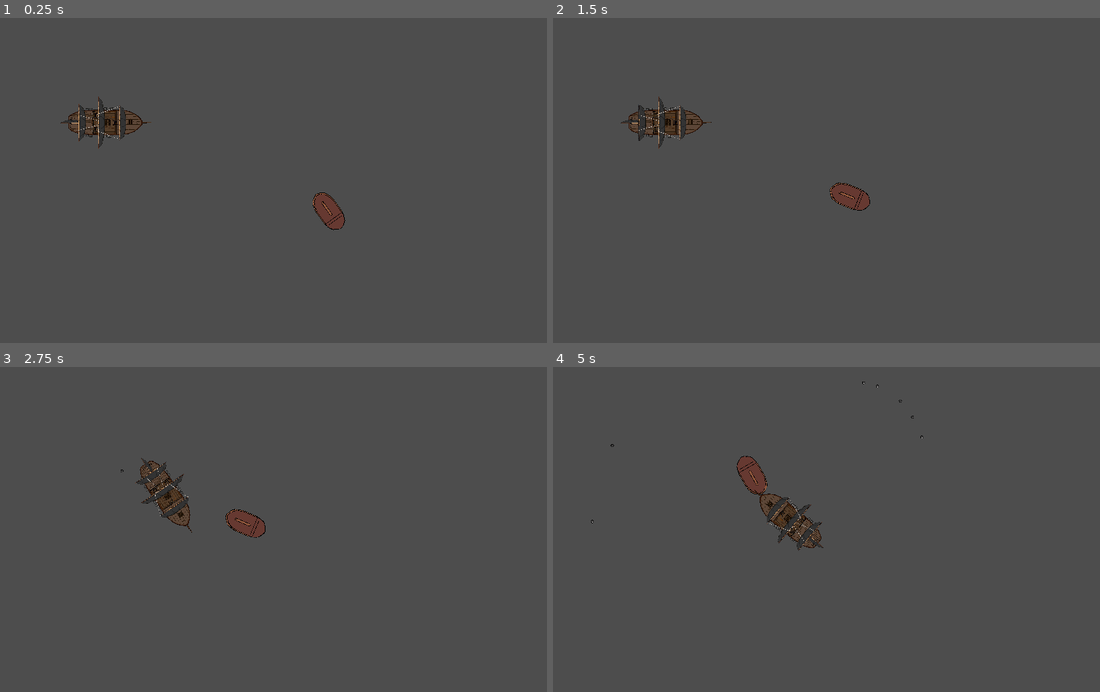
Above: before the commit, frames 1-4 (two rows, left to right).
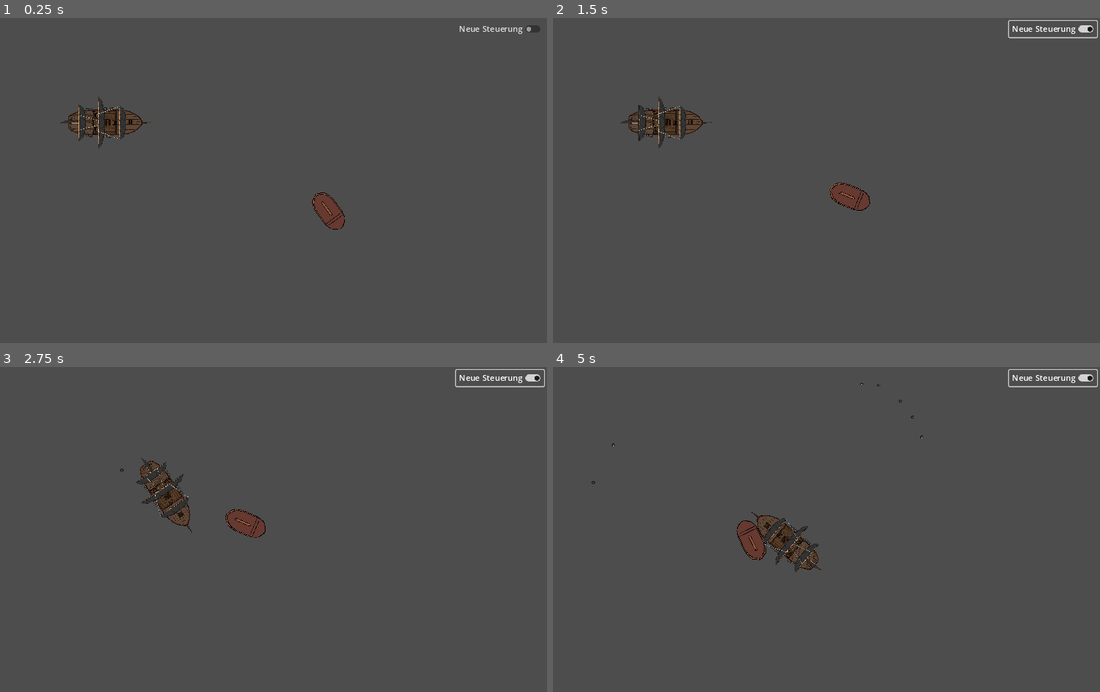
Above: after the commit, the same moments.

Repository: hunzelrusher/SchiffSurvivorPrototype
Game: Godot game, scene res://world.tscn
Two runs of this game, one before a commit and one after it. Both use one fixed random seed, a clock stepped at 60 frames per second and the inputs below.
Inputs (mouse positions are in pixels of both pictures, inside the frame that each line leads up to):
- Up to frame 1 (0.25 s): no input
- Up to frame 2 (1.5 s): click (1050, 27) at 0.5 s, where only the run after the commit has a clickable "Neue Steuerung"; hold Right (ui_right) from 1.28 s (still down)
- Up to frame 3 (2.75 s): release Right (ui_right) at 2.03 s; hold Down (ui_down) from 2.03 s (still down)
- Up to frame 4 (5 s): release Down (ui_down) at 2.78 s; hold Right (ui_right) 2.78-3.53 s; hold Up (ui_up) 3.53-4.28 s; hold Left (ui_left) from 4.28 s (still down)

The runs differ from the first frame. In frame 1, 0.2% of the frame differs, in the area x 57-99%, y 2-66%; in frame 2, 0.3%; in frame 3, 0.3%; in frame 4, 2.6%, in the area x 6-100%, y 0-64%.

Commit message:
Steuerung Schalter

Diff:
--- a/components/ship_move_component.gd
+++ b/components/ship_move_component.gd
@@ -5,14 +5,16 @@
 @export var moving_character : CharacterBody2D
 @export var target_direction : TargetDirectionComponent
 @export var stats : ShipStatsComponent
-@export var move_and_rotate : bool = false
-@export var use_new : bool = false
 
 @onready var audio_stream_player_2d = $"../../AudioStreamPlayer2D"
 
 
 func _physics_process(_delta):
-	if (!use_new):
+	var use_old = (
+		("steuerung" in moving_character && !moving_character.steuerung.steuerung_neu)
+	|| !"steuerung" in moving_character)
+
+	if use_old:
 		var target_velocity = target_direction.get_target_direction() * stats.SPEED
 
 		var akt_velocity = moving_character.velocity
@@ -39,7 +41,7 @@
 
 	moving_character.move_and_slide()
 
-	if (move_and_rotate):
+	if use_old:
 		moving_character.rotation = lerp_angle(
 			moving_character.rotation,
 			moving_character.velocity.normalized().angle(),
--- a/player/player_ship.tscn
+++ b/player/player_ship.tscn
@@ -1,6 +1,7 @@
-[gd_scene load_steps=10 format=3 uid="uid://c41mmu0gi8tyq"]
+[gd_scene load_steps=12 format=3 uid="uid://c41mmu0gi8tyq"]
 
 [ext_resource type="Script" path="res://components/controller_component.gd" id="1_hcioi"]
+[ext_resource type="Script" path="res://player/player_ship.gd" id="1_io1g2"]
 [ext_resource type="Texture2D" uid="uid://cyy2hyoyl7mju" path="res://assets/PirateShip.png" id="2_1wrv8"]
 [ext_resource type="Script" path="res://components/ship_stats_component.gd" id="3_qh7ux"]
 [ext_resource type="Script" path="res://components/ship_move_component.gd" id="4_0htgs"]
@@ -8,6 +9,7 @@
 [ext_resource type="PackedScene" uid="uid://olli30rvie70" path="res://weapons/cannon.tscn" id="6_4ov2y"]
 [ext_resource type="Script" path="res://components/fire_weapon_detection_component.gd" id="7_fh3v4"]
 [ext_resource type="AudioStream" uid="uid://cpd8dbmdx1d78" path="res://d.mp3" id="8_r3b05"]
+[ext_resource type="Script" path="res://player/AudioStreamPlayer2D.gd" id="10_l0sqg"]
 
 [sub_resource type="RectangleShape2D" id="RectangleShape2D_13att"]
 size = Vector2(212.499, 696.873)
@@ -18,6 +20,7 @@
 scale = Vector2(0.46, 0.46)
 collision_layer = 3
 motion_mode = 1
+script = ExtResource("1_io1g2")
 
 [node name="Sprite2D" type="Sprite2D" parent="."]
 rotation = 4.71239
@@ -43,7 +46,6 @@
 moving_character = NodePath("../..")
 target_direction = NodePath("../ControllerComponent")
 stats = NodePath("../ShipStatsComponent")
-move_and_rotate = true
 
 [node name="LeftCannons" type="Node2D" parent="."]
 
@@ -121,6 +123,7 @@
 [node name="AudioStreamPlayer2D" type="AudioStreamPlayer2D" parent="."]
 stream = ExtResource("8_r3b05")
 volume_db = -25.892
+script = ExtResource("10_l0sqg")
 
 [connection signal="body_entered" from="LeftCannons/FireWeaponDetection" to="LeftCannons/FireWeaponDetection" method="_on_body_entered"]
 [connection signal="body_exited" from="LeftCannons/FireWeaponDetection" to="LeftCannons/FireWeaponDetection" method="_on_body_exited"]
--- a/world.tscn
+++ b/world.tscn
@@ -1,12 +1,29 @@
-[gd_scene load_steps=3 format=3 uid="uid://61rs7cfhya3e"]
+[gd_scene load_steps=5 format=3 uid="uid://61rs7cfhya3e"]
 
 [ext_resource type="PackedScene" uid="uid://dy2maoqewnwcp" path="res://enemys/enemy_ship.tscn" id="2_qtbbx"]
 [ext_resource type="PackedScene" uid="uid://c41mmu0gi8tyq" path="res://player/player_ship.tscn" id="2_tdoti"]
+[ext_resource type="Script" path="res://CheckButton.gd" id="3_pnfkq"]
+[ext_resource type="Script" path="res://components/steuerung.gd" id="4_6evoe"]
 
 [node name="World" type="Node2D"]
 
 [node name="EnemyShip" parent="." instance=ExtResource("2_qtbbx")]
 position = Vector2(719, 384)
 
-[node name="PlayerShip" parent="." instance=ExtResource("2_tdoti")]
+[node name="PlayerShip" parent="." node_paths=PackedStringArray("steuerung") instance=ExtResource("2_tdoti")]
 position = Vector2(275, 207)
+steuerung = NodePath("../Steuerung")
+
+[node name="CheckButton" type="CheckButton" parent="." node_paths=PackedStringArray("steuerung")]
+offset_left = 972.0
+offset_top = 6.0
+offset_right = 1146.0
+offset_bottom = 37.0
+text = "Neue Steuerung"
+script = ExtResource("3_pnfkq")
+steuerung = NodePath("../Steuerung")
+
+[node name="Steuerung" type="Node2D" parent="."]
+script = ExtResource("4_6evoe")
+
+[connection signal="toggled" from="CheckButton" to="CheckButton" method="_on_toggled"]
Not shown, removed: SchiffSurviverPrototype.console.exe
Not shown, changed: SchiffSurviverPrototype.exe
Not shown, changed: SchiffSurviverPrototype.pck
